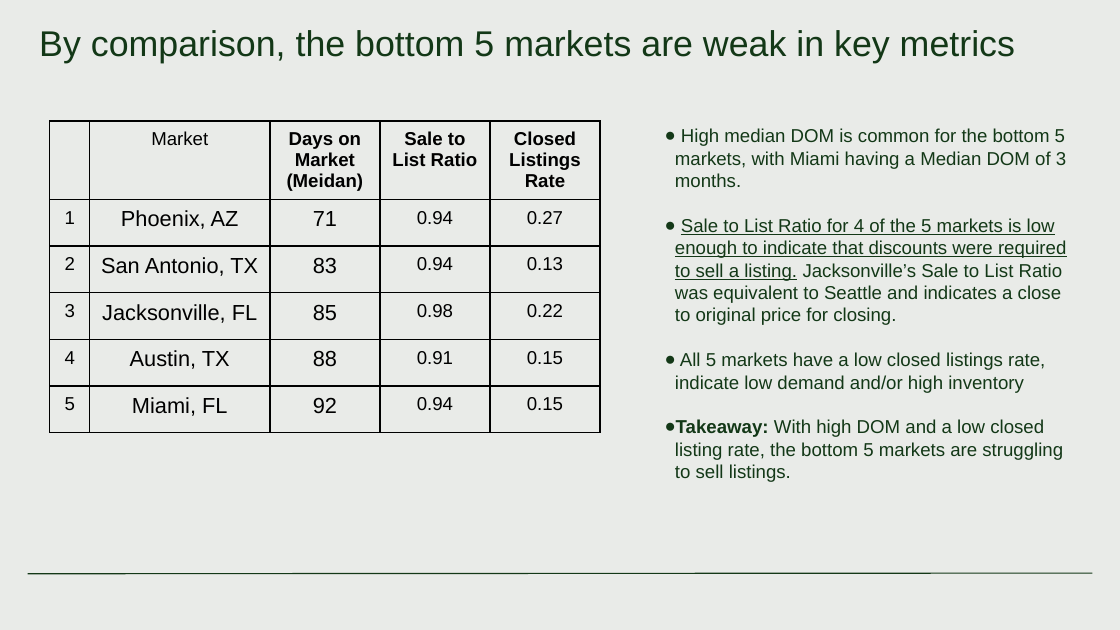
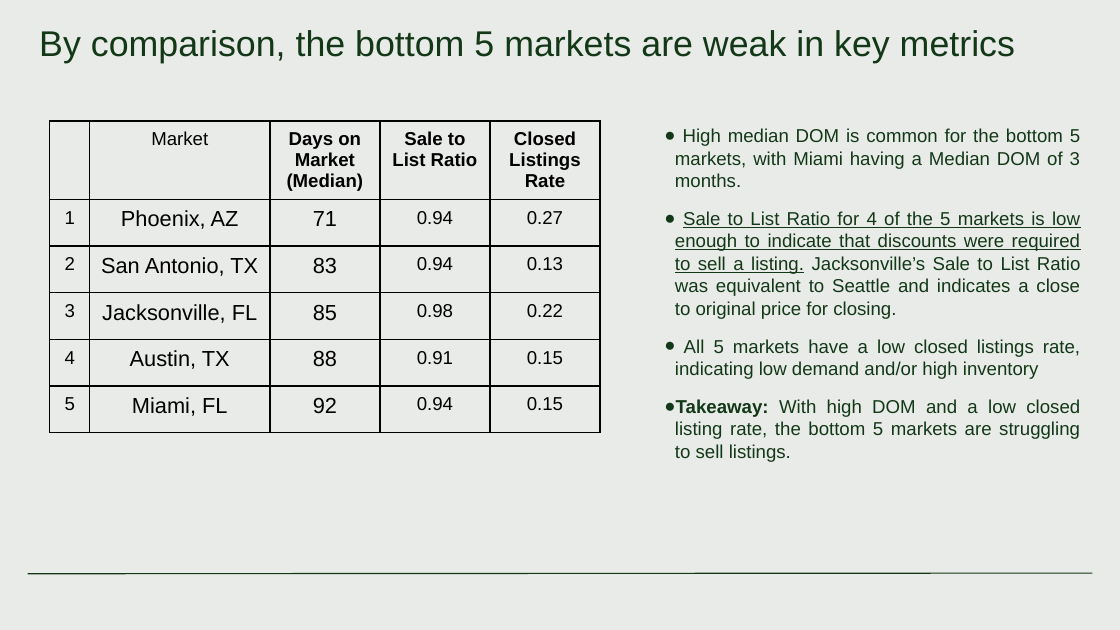
Before and after one commit to Magister774/Clever-Assessment, a slide deck: slide 4 of Smiley Real Estate - Sales Performance Analysis.pptx. Drawn at 1120x630 pixels with LibreOffice and Linux fonts; fonts in the diff are those of the drawing. Boxes give left, top, right and bottom in pixels: in the first picture for what was removed or moved away, otherwise in the second. Text is boxed around its words. In the diff, an @@ line names an element or a change of style, - is before the commit and + after.

```diff
--- a/Smiley Real Estate - Sales Performance Analysis.pptx
+++ b/Smiley Real Estate - Sales Performance Analysis.pptx
@@ table at <box>49,121,599,488</box> @@
-row 1, column 3: Days on Market (Meidan)
+row 1, column 3: Days on Market (Median)
@@ text at <box>675,128,1081,462</box>: alignment left to justified; more space between paragraphs @@
@@ text at <box>675,339,1080,379</box>: text changed @@
-● All 5 markets have a low closed listings rate, indicate low demand and/or high inventory
+● All 5 markets have a low closed listings rate, indicating low demand and/or high inventory
```
Also in this commit, not shown: 4 other slides changed, 15 slides added.
